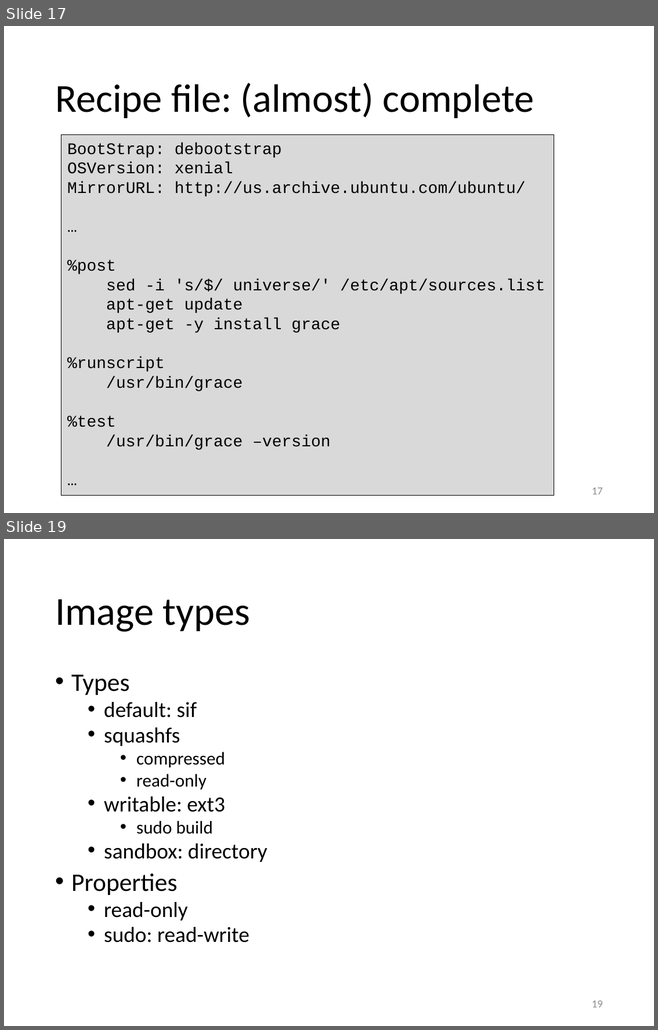
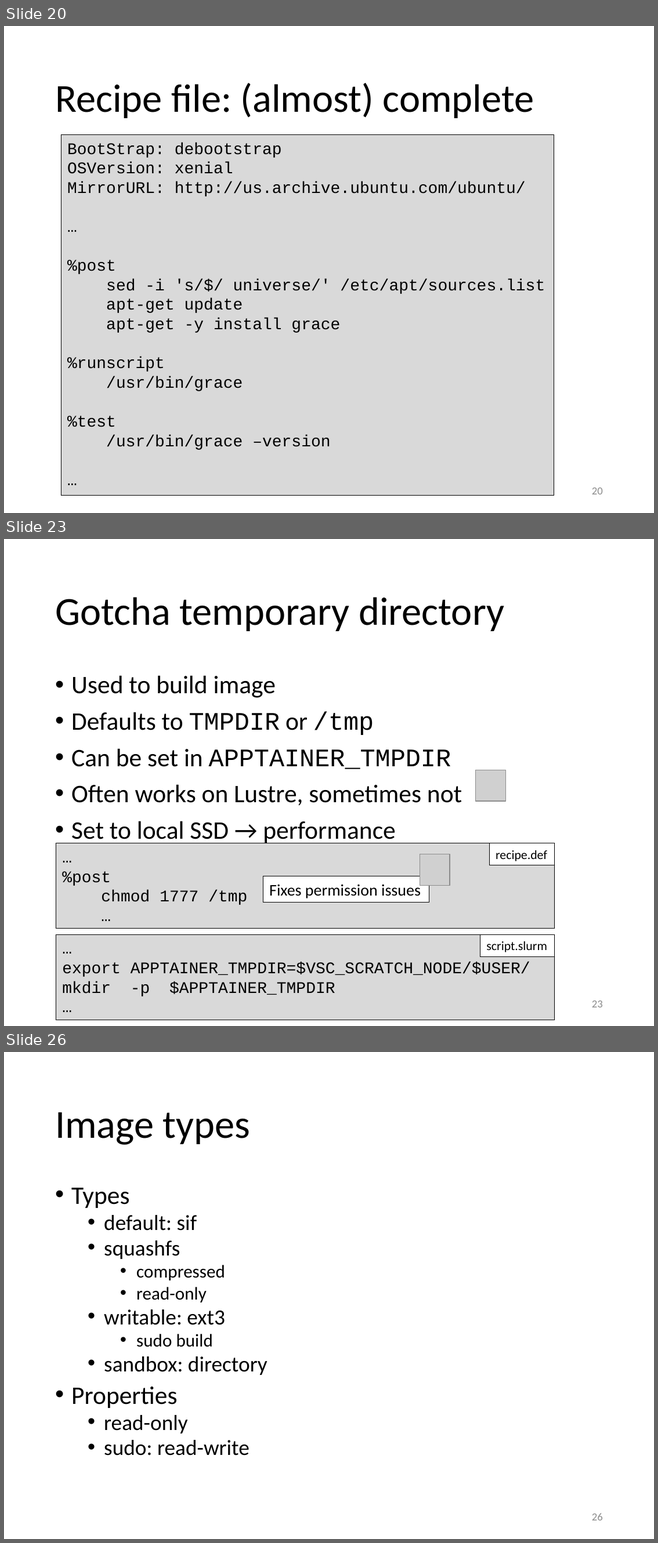
Before and after one commit to gjbex/Containers-for-HPC, a slide deck: containers_for_hpc.pptx. Shown one above the other, each under a label of ours: slides 17 and 19 before the commit, slides 20, 23 and 26 after it; the slides between them are not shown. The pictures are 658x1030 and 658x1543 pixels, drawn with LibreOffice and Linux fonts; fonts in the diff are those of the drawing; grey boxes stand for pictures. Boxes give left, top, right and bottom in pixels: in the first picture for what was removed or moved away, otherwise in the second. Text is boxed around its words. In the diff, an @@ line names an element or a change of style, - is before the commit and + after.

Commit message:
Add slides about building on compute nodes

```diff
--- a/containers_for_hpc.pptx
+++ b/containers_for_hpc.pptx
@@ slide 23 added at <box>4,539,654,1026</box>, background #FFFFFF @@
@@ title added at <box>55,597,504,631</box>, 44 pt, text #000000 @@
+Gotcha temporary directory
@@ text added at <box>71,675,462,843</box>, 28 pt, text #000000 @@
+• Used to build image
+• Defaults to TMPDIR or /tmp
+• Can be set in APPTAINER_TMPDIR
+• Often works on Lustre, sometimes not
+• Set to local SSD → performance
@@ picture added at <box>475,770,505,801</box> @@
@@ rectangle added at <box>56,843,554,929</box>, fill #D9D9D9, outline #000000 0.75 pt, 18 pt, text #000000 @@
+…
+%post
+chmod 1777 /tmp
+…
@@ rectangle added at <box>489,843,554,866</box>, fill #FFFFFF, outline #000000 0.75 pt, 14 pt, text #000000 @@
+recipe.def
@@ picture added at <box>419,855,449,886</box> @@
@@ rectangle added at <box>263,877,429,903</box>, fill #FFFFFF, outline #000000 0.75 pt, 18 pt, text #000000 @@
+Fixes permission issues
@@ rectangle added at <box>56,935,554,1020</box>, fill #D9D9D9, outline #000000 0.75 pt, 18 pt, text #000000 @@
+…
+export APPTAINER_TMPDIR=$VSC_SCRATCH_NODE/$USER/
+mkdir -p $APPTAINER_TMPDIR
+…
@@ rectangle added at <box>480,935,554,957</box>, fill #FFFFFF, outline #000000 0.75 pt, 14 pt, text #000000 @@
+script.slurm
@@ page number added at <box>592,1001,603,1008</box>, 12 pt, text #8C8C8C @@
+23
@@ what was slide 17 is now slide 20 @@
@@ page number at <box>592,488,603,495</box>: text changed @@
-17
+20
@@ what was slide 19 is now slide 26 @@
@@ page number at <box>592,1513,603,1521</box>: text changed @@
-19
+26
```
Also in this commit, not shown: 2 slides changed, 6 other slides added.
